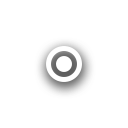
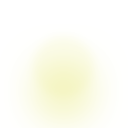
Layers edited between the first and the second 128 x 128 image:
showed group "Тень от круга" (5 layers) over [8, 31, 119, 128]
hid group "Курсор" (1st of 2) (1 layers) over [46, 46, 82, 82]
